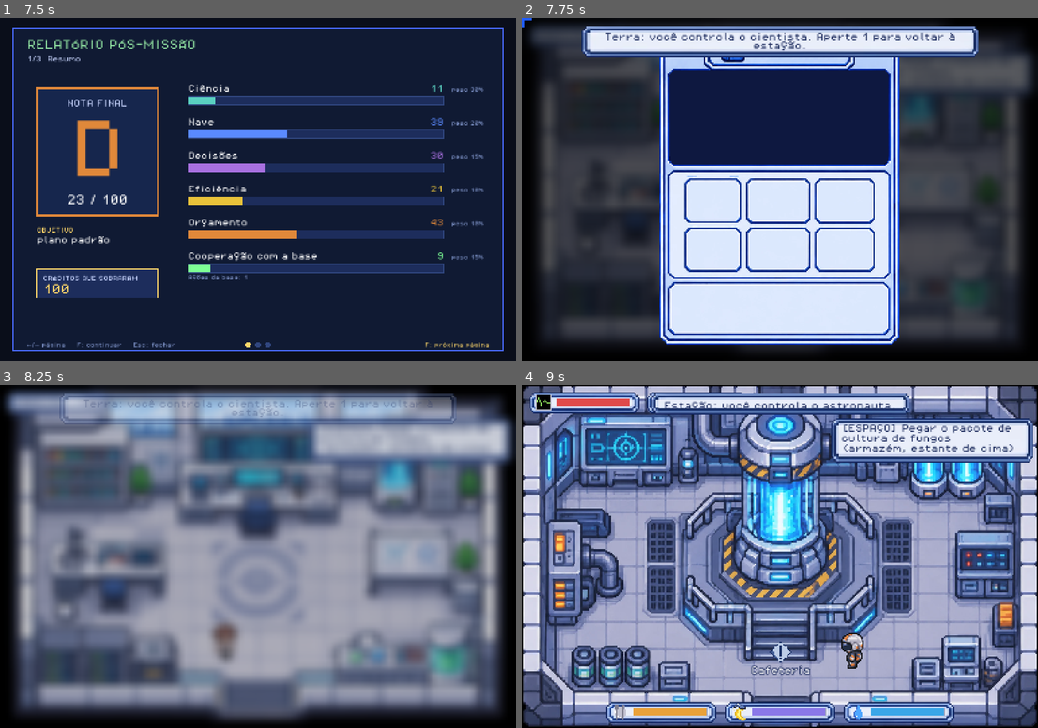
Above: before the commit, frames 1-4 (two rows, left to right).
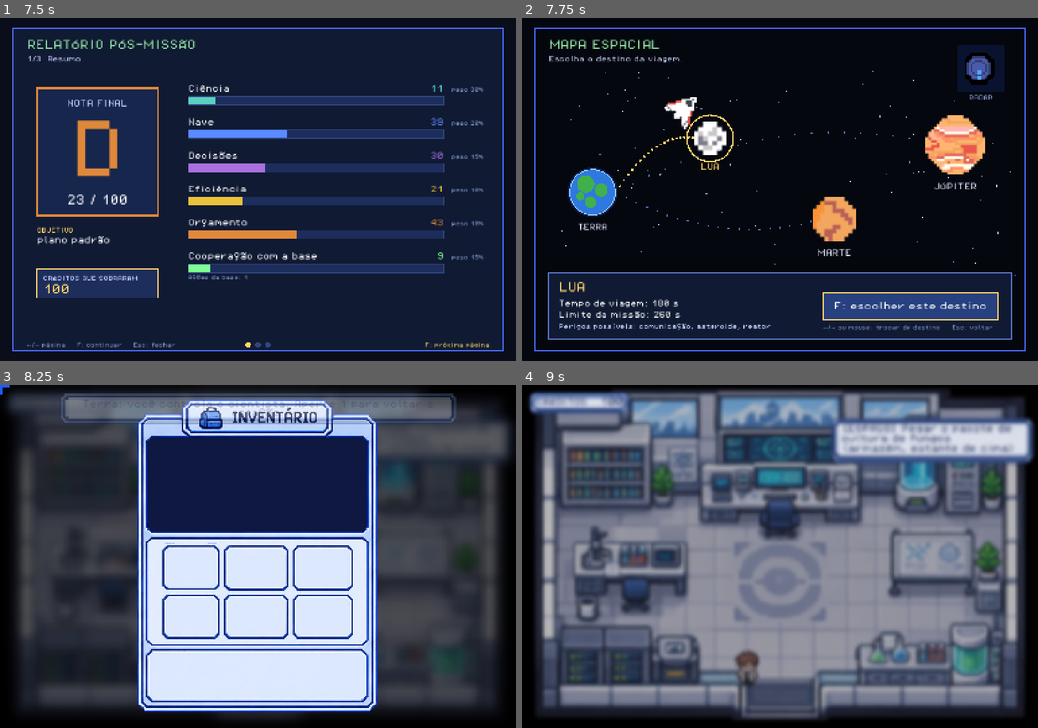
Above: after the commit, the same moments.

Repository: thallesgsrv/nasa-space-apps
Game: Godot game, scene res://tests/run_tests.tscn
The game is run twice, just before and just after one commit, with the same random seed, the same clock (stepped at 60 frames per second) and the same inputs. This scene is started directly instead of the project's main scene. Video files are missing from this copy of the repository; at most half a second of black plays in their place. Sound files missing from this copy of the repository are replaced by a short silence.
Inputs (mouse positions are in pixels of both pictures, inside the frame that each line leads up to):
- Up to frame 1 (7.5 s): tap Enter at 0.5 s; move the mouse to (371, 172) at 0.52 s; hold D (move_right) 0.53-1.25 s; hold F (interact) 0.53-1.25 s; click (371, 172) at 0.67 s; tap Space at 0.77, 3.77, 6.5, 6.77 s; drag from (154, 206) to (211, 72) at 1.27 s; move the mouse to (309, 114) at 2.02 s; hold D (move_right) 2.03-2.75 s; hold M (missions) 2.03-2.75 s; click (309, 114) at 2.17 s; tap F (interact) at 2.3, 3.8 s; drag from (232, 258) to (361, 131) at 2.77 s; move the mouse to (412, 240) at 3.52 s; hold A (move_left) 3.53-4.25 s; hold 1 (switch_world) 3.53-4.25 s; click (412, 240) at 3.67 s; tap I (inventory) at 4.15 s; drag from (103, 138) to (381, 285) at 4.27 s; move the mouse to (283, 189) at 5.02 s; hold S (move_down) 5.03-5.75 s; hold F (interact) 5.03-5.75 s; tap Keypad Enter at 5.1 s; click (283, 189) at 5.17 s; tap Escape (ui_cancel) at 5.65 s; drag from (180, 103) to (227, 312) at 5.77 s; move the mouse to (371, 172) at 6.52 s; hold W (move_up) 6.53-7.25 s; hold F (interact) 6.53-7.25 s; tap J at 6.6 s; click (371, 172) at 6.67 s; drag from (154, 206) to (232, 258) at 7.27 s
- Up to frame 2 (7.75 s): no input
- Up to frame 3 (8.25 s): move the mouse to (309, 481) at 8.02 s; hold S (move_down) from 8.03 s (still down); hold F (interact) from 8.03 s (still down); click (309, 481) at 8.17 s
- Up to frame 4 (9 s): release S (move_down) at 8.75 s; release F (interact) at 8.75 s; drag from (754, 625) to (780, 697) at 8.77 s

Frame 1 is identical in both runs. In frame 2, 83% of the frame differs, in the area x 0-99%, y 0-98%; in frame 3, 89%; in frame 4, 93%, in the area x 0-100%, y 0-100%.
Error before the commit: Out of bounds get index '0' (on base: 'Array') (res://scripts/ui/grid_screen.gd:172)

Commit message:
feat(ui): mapa espacial grafico (Lua, Marte, Jupiter, nave e radar animado); menus sempre dentro da tela
- mapa: escolher destino com a nave no planeta selecionado, acompanhar a viagem (nave na rota); usado na
  cadeira de comando e no painel da base
- radar animado (9 quadros) no canto do mapa
- menus de escolha com titulo longo quebram linha e nunca passam da tela; aviso curto tambem
- tests: mapa abre/fecha; menu e aviso dentro da tela

Diff:
--- /dev/null
+++ b/assets/ui/radar_frames.tres
@@ -0,0 +1,47 @@
+[gd_resource type="SpriteFrames" format=3]
+
+[ext_resource type="Texture2D" path="res://assets/ui/radar/radar_0.png" id="1"]
+[ext_resource type="Texture2D" path="res://assets/ui/radar/radar_1.png" id="2"]
+[ext_resource type="Texture2D" path="res://assets/ui/radar/radar_2.png" id="3"]
+[ext_resource type="Texture2D" path="res://assets/ui/radar/radar_3.png" id="4"]
+[ext_resource type="Texture2D" path="res://assets/ui/radar/radar_4.png" id="5"]
+[ext_resource type="Texture2D" path="res://assets/ui/radar/radar_5.png" id="6"]
+[ext_resource type="Texture2D" path="res://assets/ui/radar/radar_6.png" id="7"]
+[ext_resource type="Texture2D" path="res://assets/ui/radar/radar_7.png" id="8"]
+[ext_resource type="Texture2D" path="res://assets/ui/radar/radar_8.png" id="9"]
+
+[resource]
+animations = [{
+"frames": [
+{
+"duration": 1.0,
+"texture": ExtResource("1")
+}, {
+"duration": 1.0,
+"texture": ExtResource("2")
+}, {
+"duration": 1.0,
+"texture": ExtResource("3")
+}, {
+"duration": 1.0,
+"texture": ExtResource("4")
+}, {
+"duration": 1.0,
+"texture": ExtResource("5")
+}, {
+"duration": 1.0,
+"texture": ExtResource("6")
+}, {
+"duration": 1.0,
+"texture": ExtResource("7")
+}, {
+"duration": 1.0,
+"texture": ExtResource("8")
+}, {
+"duration": 1.0,
+"texture": ExtResource("9")
+}],
+"loop": true,
+"name": &"default",
+"speed": 6.0
+}]
--- a/scripts/interactions.gd
+++ b/scripts/interactions.gd
@@ -435,14 +435,12 @@
 			acts.append("retorno")
 		elif Missions.is_step("rota"):
 			title = tr("Escolha a rota")
-			for r in ROUTES:
-				opts.append(tr("Iniciar viagem: ") + tr(r))
-				acts.append("rota:" + r)
+			opts.append(tr("Abrir o mapa espacial e escolher o destino"))
+			acts.append("escolher_rota")
 		else:
 			title = tr("Rota: ") + (tr(GameState.route) if GameState.route != "" else tr("nenhum"))
-			for r in ROUTES:
-				opts.append(tr("Ir para ") + tr(r))
-				acts.append("define:" + r)
+			opts.append(tr("Abrir o mapa espacial e definir o destino"))
+			acts.append("definir_rota")
 		if Voyage.dodge_unlocked:
 			opts.append(tr("Minigame: campo de asteroides"))
 			acts.append("desvio")
@@ -455,14 +453,23 @@
 		if a == "desvio":
 			await _jogar_desvio(true)
 		elif a == "mapa":
-			await UI.say(Voyage.map_text())
+			await UI.run_map("view", Voyage.route)
+			if Voyage.asteroid_visible() or Voyage.base_alert != "":
+				await UI.say(Voyage.map_text().slice(1))
 		elif a == "manobra":
 			await UI.say(Voyage.maneuver())
 		elif a == "retorno":
 			await MissionState.run_return()
 			break
-		elif a.begins_with("rota:"):
-			var r := a.substr(5)
+		elif a == "definir_rota":
+			var r2 := await UI.run_map("select", GameState.route)
+			if r2 != "":
+				GameState.route = r2
+				await UI.say([tr("Próxima rota definida: %s.") % tr(r2), tr("(A viagem começa na missão de viagem.)")])
+		elif a == "escolher_rota":
+			var r := await UI.run_map("select", GameState.route)
+			if r == "":
+				continue
 			var c := await UI.choose([tr("Confirmar viagem para %s") % tr(r), tr("Voltar")], tr("Rota: ") + tr(r))
 			if c == 0:
 				Voyage.start(r)
@@ -472,10 +479,6 @@
 				await UI.say(tr("Pilote a nave pequena pelo campo de asteroides! Termine sem nenhum dano para liberar este minigame na cabine."))
 				await _jogar_desvio(false)
 				break
-		else:
-			var r2 := a.substr(7)
-			GameState.route = r2
-			await UI.say([tr("Próxima rota definida: %s.") % tr(r2), tr("(A viagem começa na missão de viagem.)")])
 
 
 # Minigame da nave: desviar de asteroides. Sem dano = libera para jogar quando quiser na cabine.
@@ -608,7 +611,8 @@
 			cards.append({"label": tr("Monitor da nave"), "desc": tr("Energia, combustível e progresso da viagem."), "glyph": "monitor", "color": Color("5a8aff")})
 			cards.append({"label": tr("Previsão de perigos"), "desc": tr("O que o próximo sorteio de eventos reserva."), "glyph": "forecast", "color": Color("ffb04a")})
 			cards.append({"label": tr("Enviar alerta à nave"), "desc": tr("Avisar a tripulação sobre o perigo em andamento."), "glyph": "alert", "color": Color("ff7a5a")})
-			acts.append_array(["monitor", "previsao", "alerta"])
+			cards.append({"label": tr("Mapa espacial"), "desc": tr("Onde a nave está na rota."), "glyph": "asteroid", "color": Color("c8b0a0")})
+			acts.append_array(["monitor", "previsao", "alerta", "mapa"])
 		if Missions.is_step("solar"):
 			cards.append({"label": tr("Terminal solar (CME)"), "desc": tr("Decidir sobre a tempestade solar."), "glyph": "sun", "color": Color("ffd86a")})
 			acts.append("solar")
@@ -624,6 +628,8 @@
 				await UI.run_board("forecast", [_close_card()])
 			"alerta":
 				await _enviar_alerta()
+			"mapa":
+				await UI.run_map("view", Voyage.route)
 			"solar":
 				await _terminal_solar()
 				if not Missions.is_step("solar"):
--- a/scripts/lang.gd
+++ b/scripts/lang.gd
@@ -784,6 +784,20 @@
 	"Sair do minigame (Esc)": "Leave the minigame (Esc)",
 	"(F ou clique: continuar)": "(F or click: continue)",
 	"Energia, combustível e progresso da viagem.": "Energy, fuel and voyage progress.",
+	"Abrir o mapa espacial e escolher o destino": "Open the space map and choose the destination",
+	"Abrir o mapa espacial e definir o destino": "Open the space map and set the destination",
+	"Onde a nave está na rota.": "Where the ship is on its route.",
+	"MAPA ESPACIAL": "SPACE MAP",
+	"Escolha o destino da viagem.": "Choose the voyage destination.",
+	"Acompanhe a nave pela rota.": "Follow the ship along its route.",
+	"RADAR": "RADAR",
+	"Tempo de viagem: %d s": "Travel time: %d s",
+	"Limite da missão: %d s": "Mission limit: %d s",
+	"Perigos possíveis: comunicação, asteroide, reator": "Possible hazards: communication, asteroid, reactor",
+	"PROGRESSO %d%%": "PROGRESS %d%%",
+	"F ou Esc: fechar": "F or Esc: close",
+	"F: escolher este destino": "F: choose this destination",
+	"←/→ ou mouse: trocar de destino     Esc: voltar": "←/→ or mouse: change destination     Esc: back",
 }
 
 var language := "pt"
--- /dev/null
+++ b/scripts/ui/space_map.gd
@@ -0,0 +1,184 @@
+extends Control
+## Mapa espacial. Modo "select": escolher o destino (Lua, Marte, Jupiter) e iniciar a viagem; a nave
+## aparece no destino escolhido. Modo "view": acompanhar a viagem (a nave anda pela rota).
+## Setas escolhem (ou mouse), F confirma, Esc volta. Emite closed(rota) ("" = voltou sem escolher).
+## Um radar animado (assets/ui/radar_frames.tres) varre o canto da tela.
+
+signal closed(route: String)
+
+const FONT := preload("res://assets/fonts/PixelOperator8.ttf")
+const VIEW := Vector2(1536, 1024)
+const ICONS := {
+	"Lua": preload("res://assets/ui/mapa/lua.png"),
+	"Marte": preload("res://assets/ui/mapa/marte.png"),
+	"Júpiter": preload("res://assets/ui/mapa/jupiter.png"),
+}
+const SHIP := preload("res://assets/ui/mapa/nave.png")
+const SCALES := {"Lua": 7.0, "Marte": 6.0, "Júpiter": 4.0}      # pixel art em escala inteira
+const EARTH := Vector2(210, 520)
+const POS := {"Lua": Vector2(560, 360), "Marte": Vector2(930, 600), "Júpiter": Vector2(1290, 380)}
+const BEND := {"Lua": -110.0, "Marte": 130.0, "Júpiter": -190.0}   # curvatura da rota
+
+var mode := "select"
+var routes: Array = []
+var _sel := 0
+var _t := 0.0
+var _radar: AnimatedSprite2D
+var _stars: Array = []
+
+
+func configure(map_mode: String, current_route: String = "") -> void:
+	mode = map_mode
+	routes = Voyage.ROUTES.keys()
+	_sel = maxi(0, routes.find(current_route))
+	set_anchors_preset(Control.PRESET_FULL_RECT)
+	mouse_filter = Control.MOUSE_FILTER_IGNORE
+	var rng := RandomNumberGenerator.new()
+	rng.seed = 4242
+	for i in 130:
+		_stars.append({"p": Vector2(rng.randf_range(60, VIEW.x - 60), rng.randf_range(160, VIEW.y - 80)), "s": rng.randf_range(2.0, 5.0), "ph": rng.randf() * TAU})
+	_radar = AnimatedSprite2D.new()
+	_radar.sprite_frames = load("res://assets/ui/radar_frames.tres")
+	_radar.texture_filter = CanvasItem.TEXTURE_FILTER_NEAREST
+	_radar.scale = Vector2(6, 6)
+	_radar.position = Vector2(VIEW.x - 170.0, 150.0)
+	add_child(_radar)
+	_radar.play("default")
+
+
+# ---------------------------------------------------------------- entrada
+func _hit(i: int) -> Rect2:
+	var r: String = routes[i]
+	var tex: Texture2D = ICONS[r]
+	var sz := Vector2(tex.get_size()) * float(SCALES[r]) + Vector2(40, 40)
+	return Rect2(POS[r] - sz / 2.0, sz)
+
+
+func _input(event: InputEvent) -> void:
+	if event.is_action_pressed("ui_cancel") and not event.is_echo():
+		get_viewport().set_input_as_handled()
+		closed.emit("")
+		return
+	if mode == "view":
+		if event.is_action_pressed("interact") and not event.is_echo():
+			get_viewport().set_input_as_handled()
+			closed.emit("")
+		return
+	if event is InputEventMouseMotion:
+		var p: Vector2 = (make_input_local(event) as InputEventMouseMotion).position
+		for i in routes.size():
+			if _hit(i).has_point(p):
+				_sel = i
+	elif event is InputEventMouseButton and event.button_index == MOUSE_BUTTON_LEFT and event.pressed:
+		var p2: Vector2 = (make_input_local(event) as InputEventMouseButton).position
+		for i in routes.size():
+			if _hit(i).has_point(p2):
+				_sel = i
+				_confirm()
+				return
+	elif event.is_action_pressed("move_right") and not event.is_echo():
+		_sel = (_sel + 1) % routes.size()
+		get_viewport().set_input_as_handled()
+	elif event.is_action_pressed("move_left") and not event.is_echo():
+		_sel = (_sel - 1 + routes.size()) % routes.size()
+		get_viewport().set_input_as_handled()
+	elif event.is_action_pressed("interact") and not event.is_echo():
+		get_viewport().set_input_as_handled()
+		_confirm()
+
+
+func _confirm() -> void:
+	Audio.sfx("select", 1.35, 0.5)
+	closed.emit(String(routes[_sel]))
+
+
+func _process(delta: float) -> void:
+	_t += delta
+	queue_redraw()
+
+
+# ---------------------------------------------------------------- desenho
+func _txt(pos: Vector2, text: String, size: int, color: Color, width: float = -1.0, align: int = HORIZONTAL_ALIGNMENT_LEFT) -> void:
+	draw_string(FONT, pos, text, align, width, size, color)
+
+
+func _curve(route: String, t: float) -> Vector2:
+	var a := EARTH + Vector2(70, 0)
+	var b: Vector2 = POS[route] - Vector2(40, 0)
+	var c := (a + b) / 2.0 + Vector2(0, float(BEND[route]))
+	return a.lerp(c, t).lerp(c.lerp(b, t), t)
+
+
+func _draw() -> void:
+	draw_rect(Rect2(Vector2.ZERO, VIEW), Color("05070f"))
+	for s in _stars:
+		var a := 0.4 + 0.6 * (0.5 + 0.5 * sin(_t * 1.5 + float(s["ph"])))
+		draw_rect(Rect2(s["p"], Vector2(s["s"], s["s"])), Color(0.8, 0.88, 1.0, a))
+	draw_rect(Rect2(Vector2(40, 30), VIEW - Vector2(80, 60)), Color("4a6bff"), false, 4.0)
+	_txt(Vector2(80, 92), tr("MAPA ESPACIAL"), 30, Color("8fe0a0"))
+	var sub := tr("Escolha o destino da viagem.") if mode == "select" else tr("Acompanhe a nave pela rota.")
+	_txt(Vector2(80, 130), sub, 18, Color("c9d6ff"))
+	# radar
+	draw_rect(Rect2(VIEW.x - 240.0, 80.0, 140.0, 140.0), Color(0.04, 0.08, 0.2, 0.9))
+	_txt(Vector2(VIEW.x - 240.0, 244.0), tr("RADAR"), 16, Color("8aa0d8"), 140.0, HORIZONTAL_ALIGNMENT_CENTER)
+	# rotas
+	for r: String in routes:
+		var on: bool = routes[_sel] == r
+		for k in range(0, 41):
+			if k % 2 == 0:
+				draw_circle(_curve(r, float(k) / 40.0), 3.5 if on else 2.5, Color("ffd86a") if on else Color("5a74c8"))
+	# Terra
+	draw_circle(EARTH, 74.0, Color("0b1f4a"))
+	draw_circle(EARTH, 68.0, Color("2f78e0"))
+	for blob in [[Vector2(-20, -24), 26.0], [Vector2(26, -6), 20.0], [Vector2(-6, 30), 18.0], [Vector2(-36, 12), 12.0]]:
+		draw_circle(EARTH + (blob[0] as Vector2), float(blob[1]), Color("3fb04a"))
+	draw_arc(EARTH, 68.0, 0.0, TAU, 40, Color("9ad0ff"), 3.0)
+	_txt(EARTH + Vector2(-80, 112), tr("TERRA"), 20, Color("dfe9ff"), 160.0, HORIZONTAL_ALIGNMENT_CENTER)
+	# destinos
+	for i in routes.size():
+		var r2: String = routes[i]
+		var tex: Texture2D = ICONS[r2]
+		var k := float(SCALES[r2])
+		var sz := Vector2(tex.get_size()) * k
+		draw_texture_rect(tex, Rect2(POS[r2] - sz / 2.0, sz), false)
+		var sel := i == _sel
+		if sel:
+			draw_arc(POS[r2], maxf(sz.x, sz.y) / 2.0 + 18.0 + 3.0 * sin(_t * 5.0), 0.0, TAU, 40, Color("ffd86a"), 4.0)
+		_txt(POS[r2] + Vector2(-100, sz.y / 2.0 + 44.0), tr(r2).to_upper(), 22, Color("ffd86a") if sel else Color("dfe9ff"), 200.0, HORIZONTAL_ALIGNMENT_CENTER)
+	# nave
+	var ship_pos := Vector2.ZERO
+	if mode == "view" and Voyage.active and routes.has(Voyage.route):
+		ship_pos = _curve(Voyage.route, clampf(Voyage.progress / 100.0, 0.0, 1.0))
+	else:
+		var rr: String = routes[_sel]
+		ship_pos = POS[rr] + Vector2(-90.0, -80.0) + Vector2(0, sin(_t * 3.0) * 6.0)
+	var ssz := Vector2(SHIP.get_size()) * 3.0
+	draw_texture_rect(SHIP, Rect2(ship_pos - ssz / 2.0, ssz), false)
+	_draw_info()
+
+
+func _draw_info() -> void:
+	var rname: String = routes[_sel]
+	if mode == "view" and Voyage.active:
+		rname = Voyage.route
+	var info: Dictionary = Voyage.ROUTES[rname]
+	var box := Rect2(80, 760, VIEW.x - 160.0, 200)
+	draw_rect(box, Color("101a33"))
+	draw_rect(box, Color("5a74c8"), false, 3.0)
+	_txt(box.position + Vector2(30, 56), tr(rname).to_upper(), 30, Color("ffd86a"))
+	_txt(box.position + Vector2(30, 100), tr("Tempo de viagem: %d s") % int(info["travel"]), 20, Color("ffffff"))
+	_txt(box.position + Vector2(30, 134), tr("Limite da missão: %d s") % int(info["limit"]), 20, Color("ffffff"))
+	_txt(box.position + Vector2(30, 168), tr("Perigos possíveis: comunicação, asteroide, reator"), 16, Color("c9d6ff"))
+	if mode == "view":
+		var f := clampf(Voyage.progress / 100.0, 0.0, 1.0)
+		draw_rect(Rect2(box.position + Vector2(760, 80), Vector2(560, 30)), Color("1d2d5c"))
+		draw_rect(Rect2(box.position + Vector2(760, 80), Vector2(560.0 * f, 30)), Color("3ac28a"))
+		draw_rect(Rect2(box.position + Vector2(760, 80), Vector2(560, 30)), Color("30467f"), false, 2.0)
+		_txt(box.position + Vector2(760, 70), tr("PROGRESSO %d%%") % int(Voyage.progress), 18, Color("c9d6ff"))
+		_txt(box.position + Vector2(760, 160), tr("F ou Esc: fechar"), 16, Color("8aa0d8"))
+	else:
+		var btn := Rect2(box.position + Vector2(box.size.x - 560.0, 60), Vector2(520, 80))
+		draw_rect(btn, Color("27407f"))
+		draw_rect(btn, Color("ffd86a"), false, 4.0)
+		_txt(btn.position + Vector2(0, 50), tr("F: escolher este destino"), 24, Color("ffffff"), btn.size.x, HORIZONTAL_ALIGNMENT_CENTER)
+		_txt(box.position + Vector2(box.size.x - 560.0, 170), tr("←/→ ou mouse: trocar de destino     Esc: voltar"), 14, Color("8aa0d8"))
--- a/scripts/ui/ui.gd
+++ b/scripts/ui/ui.gd
@@ -17,6 +17,7 @@
 const PLANNING := preload("res://scripts/ui/planning_board.gd")
 const DECISION := preload("res://scripts/ui/decision_board.gd")
 const REPORT := preload("res://scripts/ui/report_screen.gd")
+const SPACE_MAP := preload("res://scripts/ui/space_map.gd")
 const MURAL := preload("res://scripts/ui/formula_mural.gd")
 const REAGENT := preload("res://scripts/ui/reagent_game.gd")
 
@@ -335,6 +336,19 @@
 	return g
 
 
+## Mapa espacial. mode "select" devolve a rota escolhida ("" = voltou); "view" so mostra a viagem.
+func run_map(mode: String, current_route: String = "") -> String:
+	var g = SPACE_MAP.new()
+	g.configure(mode, current_route)
+	_add_overlay(g)
+	move_child(g, _fade.get_index())
+	lock()
+	var r: String = await g.closed
+	g.queue_free()
+	unlock()
+	return r
+
+
 ## Relatorio pos-missao (3 paginas graficas).
 func show_report() -> void:
 	var g = REPORT.new()
@@ -537,7 +551,7 @@
 	var lines := maxi(1, ceili(text_w / (w - 80.0)))
 	var h := 64.0 + float(lines - 1) * 30.0
 	_toast.size = Vector2(w, h)
-	_toast.position = Vector2((VIEW.x - w) / 2.0, 24)
+	_toast.position = Vector2(clampf((VIEW.x - w) / 2.0, 20.0, VIEW.x - w - 20.0), 24)
 	_toast_label.custom_minimum_size = Vector2.ZERO
 	_toast_label.position = Vector2.ZERO
 	_toast_label.size = _toast.size
@@ -789,20 +803,29 @@
 		r.queue_free()
 	_menu_rows.clear()
 	var row_h := 60.0
+	var max_w := VIEW.x - 160.0                     # a caixa nunca passa da tela
 	var width := 0.0
+	var opt_w := 0.0
+	for o in options:
+		opt_w = maxf(opt_w, FONT.get_string_size(str(o), HORIZONTAL_ALIGNMENT_LEFT, -1, 32).x)
+	var title_w := FONT.get_string_size(title, HORIZONTAL_ALIGNMENT_LEFT, -1, 32).x if title != "" else 0.0
+	width = maxf(opt_w, minf(title_w, max_w - 200.0))
+	var w := minf(width + 200.0, max_w)
+	# titulo longo quebra linha dentro da caixa
+	var title_lines := 1
 	if title != "":
-		width = FONT.get_string_size(title, HORIZONTAL_ALIGNMENT_LEFT, -1, 32).x
-	for o in options:
-		width = maxf(width, FONT.get_string_size(str(o), HORIZONTAL_ALIGNMENT_LEFT, -1, 32).x)
-	var w := width + 200.0
-	var top := 46.0 + (64.0 if title != "" else 0.0)
+		title_lines = maxi(1, ceili(title_w / (w - 128.0)))
+	var title_h := 64.0 + float(title_lines - 1) * 40.0 if title != "" else 0.0
+	var top := 46.0 + title_h
 	var h := top + options.size() * row_h + 40.0
 	_menu_box.size = Vector2(w, h)
 	_menu.size = Vector2(w, h)
-	_menu.position = Vector2(VIEW.x - w - 90.0, 640.0 - h)
+	_menu.position = Vector2(clampf(VIEW.x - w - 90.0, 40.0, VIEW.x - w - 40.0), clampf(640.0 - h, 40.0, VIEW.y - h - 40.0))
 	_menu_title.text = title
 	_menu_title.visible = title != ""
+	_menu_title.autowrap_mode = TextServer.AUTOWRAP_WORD_SMART
 	_menu_title.position = Vector2(64, 38)
+	_menu_title.size = Vector2(w - 128.0, title_h)
 	for i in options.size():
 		var lab := _label(str(options[i]), 32)
 		lab.position = Vector2(104, top + i * row_h)
--- a/tests/run_tests.gd
+++ b/tests/run_tests.gd
@@ -488,6 +488,8 @@
 		"base: previsao": func(): return _open_board("forecast"),
 		"base: asteroide": func(): return _open_board("asteroid", {"speed": 8.0, "dist": 200}),
 		"relatorio final": func(): return _open_report(),
+		"mapa espacial (escolher)": func(): return _open_map("select"),
+		"mapa espacial (acompanhar)": func(): return _open_map("view"),
 		"mochila": func(): return UI.open_grid("inventory"),
 		"armario": func(): return UI.open_grid("storage"),
 	}
@@ -842,6 +844,16 @@
 		check(MissionState._owner_peer[1 + 2 * k] == MissionState._owner_peer[2 + 2 * k], "CML %d e %d tem o mesmo dono (conjunto de 2)" % [2 + 2 * k, 3 + 2 * k])
 	var chips := MissionState.fx_chips({"credits": -20.0, "risk": 5.0, "science": 10.0})
 	check(chips.size() == 3 and not chips[0]["good"] and not chips[1]["good"] and chips[2]["good"], "etiquetas: custo e risco ruins, ciencia boa")
+	# menus e avisos nunca saem da tela (titulo longo quebra linha)
+	for title in ["Pausa", "Voltar ao menu inicial? Todo o progresso sera perdido. ".repeat(6)]:
+		UI._open_menu(["Nao, continuar jogando", "Sim, tenho certeza"], title)
+		var mr := Rect2(UI._menu.position, UI._menu.size)
+		check(mr.position.x >= 0.0 and mr.position.y >= 0.0 and mr.end.x <= 1536.0 and mr.end.y <= 1024.0, "menu dentro da tela (%s)" % str(mr))
+		UI._menu.visible = false
+		UI._menu_active = false
+	UI.toast("Missao atualizada: ".repeat(20), 0.1)
+	var tr_ := Rect2(UI._toast.position, UI._toast.size)
+	check(tr_.position.x >= 0.0 and tr_.end.x <= 1536.0, "aviso curto dentro da tela")
 	# voto do CML 1 em modo automatico segue a escolha
 	MissionState.reset()
 	GameState.reset()
@@ -861,3 +873,10 @@
 	g.configure()
 	UI._add_overlay(g)
 	return g
+
+
+func _open_map(mode: String) -> Control:
+	var g = UI.SPACE_MAP.new()
+	g.configure(mode, "Lua")
+	UI._add_overlay(g)
+	return g
Binary file added: assets/ui/mapa/jupiter.png
Not shown, added: assets/ui/mapa/jupiter.png.import
Binary file added: assets/ui/mapa/lua.png
Not shown, added: assets/ui/mapa/lua.png.import
Binary file added: assets/ui/mapa/marte.png
Not shown, added: assets/ui/mapa/marte.png.import
Binary file added: assets/ui/mapa/nave.png
Not shown, added: assets/ui/mapa/nave.png.import
Binary file added: assets/ui/radar/radar_0.png
Not shown, added: assets/ui/radar/radar_0.png.import
Binary file added: assets/ui/radar/radar_1.png
Not shown, added: assets/ui/radar/radar_1.png.import
(and 15 more such lines)
